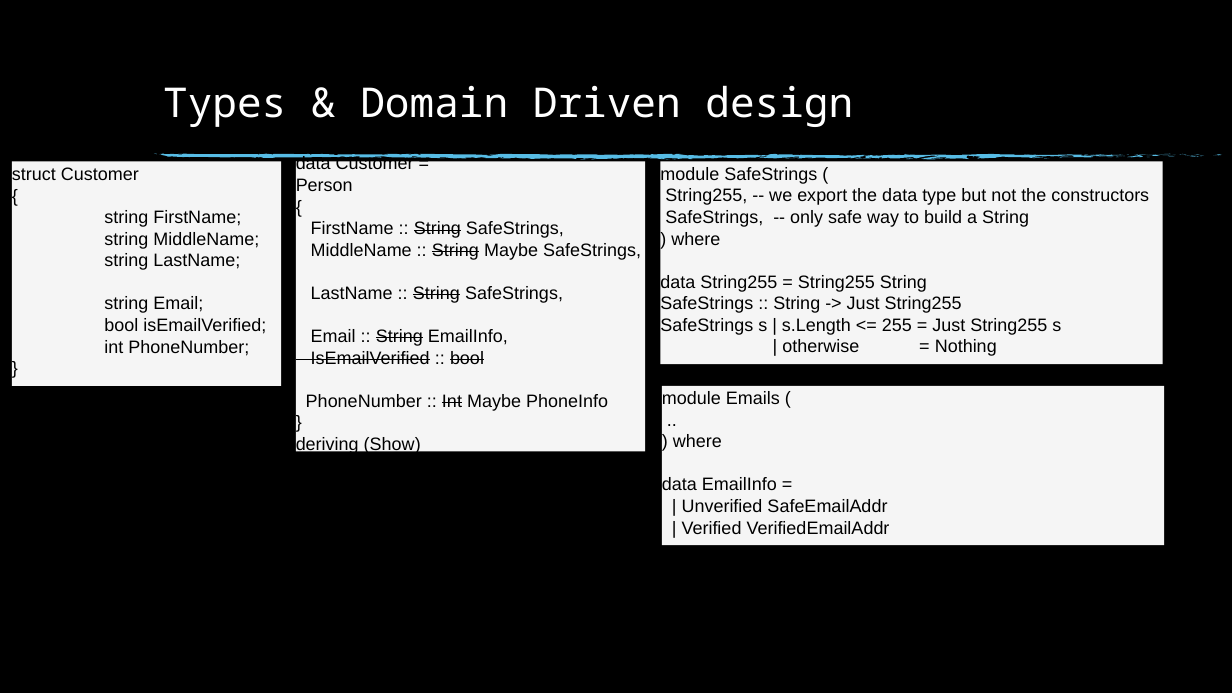
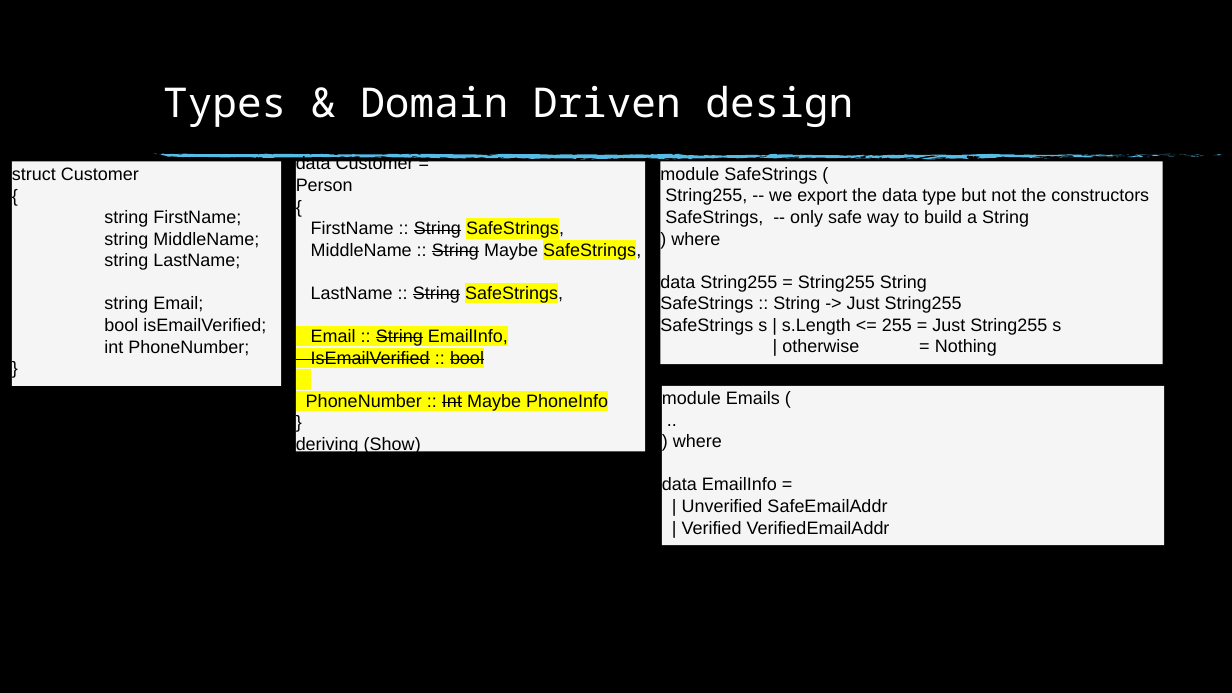
Before and after one commit to anuragjaiswal/haskell-ppt, a slide deck: slide 30 of Haskell.pptx (slide 20 before the commit). Drawn at 1232x693 pixels with LibreOffice and Linux fonts; fonts in the diff are those of the drawing; background and template pictures are left out. Boxes give left, top, right and bottom in pixels: in the first picture for what was removed or moved away, otherwise in the second. Text is boxed around its words. In the diff, an @@ line names an element or a change of style, - is before the commit and + after.

```diff
--- a/Haskell.pptx
+++ b/Haskell.pptx
@@ text in rectangle at (x1=306, y1=220, x2=641, y2=411): highlight none to #FFFF00 in "SafeStrings,", "SafeStrings,", "SafeStrings,", "Email :: String EmailInfo," and 2 more places @@
```
Also in this commit, not shown: 18 other slides changed, 5 slides added, 3 slides removed, 1 other file.
